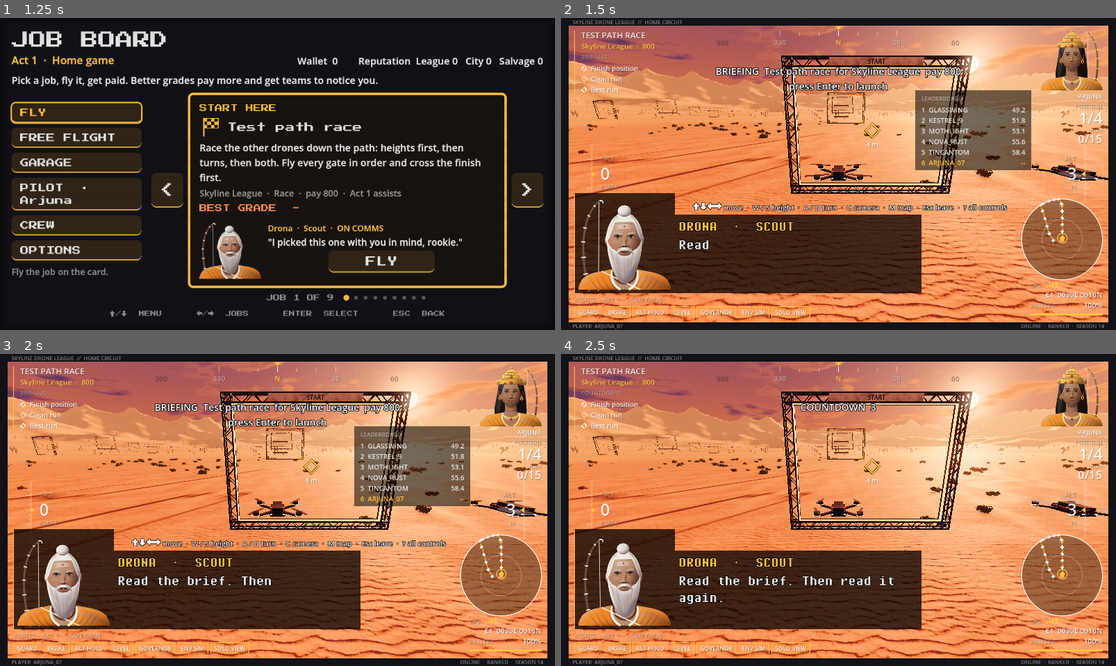
Above: before the commit, frames 1-4 (two rows, left to right).
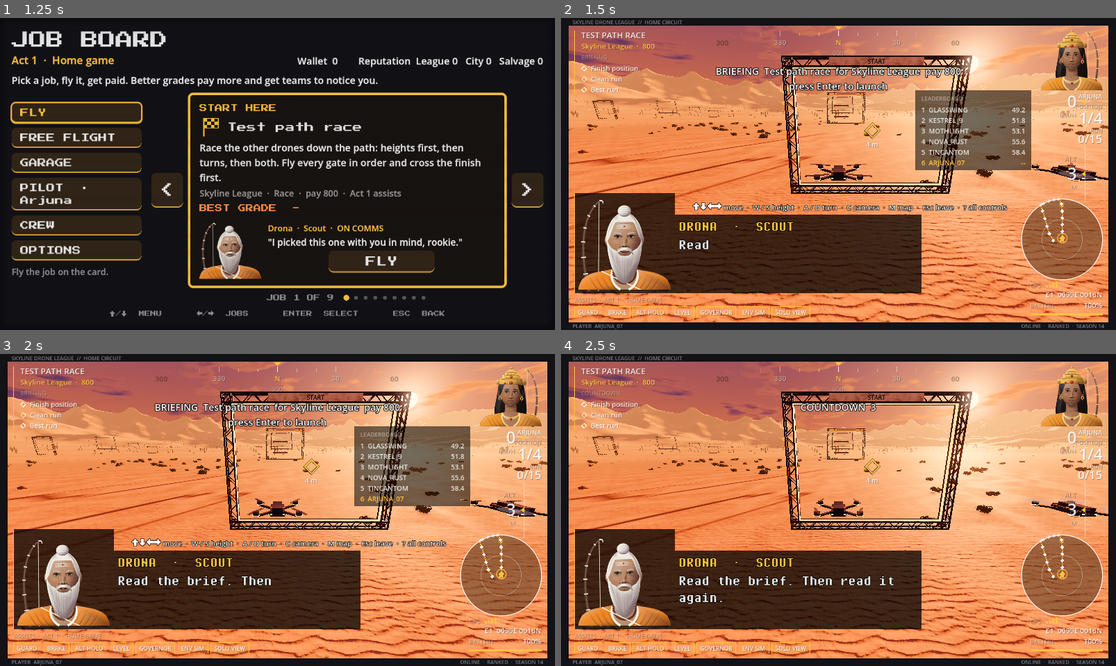
Above: after the commit, the same moments.

Repository: avdrav1/drone-sports
Game: Godot game, scene res://scenes/ui/title.tscn
Two runs of this game, one before a commit and one after it. Both use one fixed random seed, a clock stepped at 60 frames per second and the inputs below. Sound files missing from this copy of the repository are replaced by a short silence.
Inputs (mouse positions are in pixels of both pictures, inside the frame that each line leads up to):
- Up to frame 1 (1.25 s): tap Enter (ui_accept) at 0.5, 0.77 s; move the mouse to (399, 158) at 0.52 s; hold Right (roll_right) from 0.53 s (still down); hold C (cycle_camera) from 0.53 s (still down); click (399, 158) at 0.67 s
- Up to frame 2 (1.5 s): release Right (roll_right) at 1.25 s; release C (cycle_camera) at 1.25 s; click "FLY" at 1.25 s
- Up to frame 3 (2 s): no input
- Up to frame 4 (2.5 s): tap Enter (ui_accept) at 2 s; drag from (727, 525) to (810, 572) at 2.02 s

Frame 1 is identical in both runs. In frame 2, 0.2% of the frame differs, in the area x 4-96%, y 23-57%; in frame 3, 0.2%; in frame 4, 0.2%.

Commit message:
Story 26.5: The radio as a chat
Co-Authored-By: Claude Opus 5.5 <noreply@anthropic.com>

Diff:
--- a/scenes/jobs/fleet_inspection.tscn
+++ b/scenes/jobs/fleet_inspection.tscn
@@ -161,7 +161,7 @@
 offset_bottom = 60.0
 theme = ExtResource("15_theme")
 
-[node name="Stations" type="Label" parent="HUD" node_paths=PackedStringArray("holds")]
+[node name="Stations" type="Label" parent="HUD" node_paths=PackedStringArray("holds") groups=["radio_avoid"]]
 offset_left = 28.0
 offset_top = 64.0
 offset_right = 600.0
--- a/scenes/jobs/fleet_race.tscn
+++ b/scenes/jobs/fleet_race.tscn
@@ -116,7 +116,7 @@
 offset_bottom = 60.0
 theme = ExtResource("15_theme")
 
-[node name="Board" type="Label" parent="HUD" node_paths=PackedStringArray("relay")]
+[node name="Board" type="Label" parent="HUD" node_paths=PackedStringArray("relay") groups=["radio_avoid"]]
 offset_left = 28.0
 offset_top = 64.0
 offset_right = 600.0
--- a/scripts/ui/bark_box.gd
+++ b/scripts/ui/bark_box.gd
@@ -25,6 +25,18 @@
 # stands up out of the left end of a low bar that holds the name and the line.
 # A waiting line still takes the channel after the `beat`, as in 17.7. On a
 # screen whose foot is taken (the board), `at_top` hangs the panel from the top.
+# Story 26.5: the radio as a chat. The last CHAT_LINES lines stay on screen:
+# the newest types out in the bar, the ones before it stack above the face,
+# newest lowest, each with a smaller face and its speaker's name, at the font's
+# native size. A fifth line scrolls the oldest off the top, a line fades out
+# once it is FADE_AFTER seconds old, and when the newest has faded the chat is
+# empty. The stack stays left of the screen's middle third, and ends short of
+# what it must not cover (`avoid`: the flight HUD's job panel and gauges, the
+# fleet boards, the board's controls); a row with no room left does not show.
+# The flight HUD's speed gauge sits on the right, above altitude, so in flight
+# the column from the job panel down to the face is the chat's. With `at_top`
+# the rows hang below the face instead. Without `linger` (the board) the chat
+# empties when the newest line's hold ends, not after FADE_AFTER.
 
 @export var bark: Bark
 ## Seconds a line stays up after it has typed out: `hold_base` plus
@@ -51,6 +63,13 @@
 @export var at_top := false
 ## How opaque the panel is: see-through over the flight, solid over a menu.
 @export var panel_alpha := 0.75
+## Keep the chat up FADE_AFTER seconds; false empties it, fading, when the
+## newest line's hold ends (the board, whose header it covers).
+@export var linger := true
+## Returns the rects (in this box's space) the chat's rows must not cover.
+## Unset, the rows avoid a sibling FlightHud's readouts and the controls in
+## the AVOID group.
+var keep_clear: Callable
 
 const PANEL := Color(0, 0, 0, 0.75)
 const LINE := FlightHud.LINE
@@ -75,10 +94,20 @@
 const TOP := 4.0
 ## Padding inside the panel.
 const PAD := 8.0
+## Lines the chat keeps on screen, the newest included.
+const CHAT_LINES := 4
+## Seconds after it opens that a line starts to fade, and how long it takes.
+const FADE_AFTER := 20.0
+const FADE_TIME := 1.5
+## The faces and type of the older lines.
+const SMALL_FACE := 48.0
+const SMALL_SIZE := 16
 ## The cue before every line, and the sharper one for ALERT_EVENTS.
 const CHIME := &"radio_chime"
 const ALERT := &"radio_alert"
 const ALERT_EVENTS: Array[StringName] = [&"warning", &"strike"]
+## Controls in this group keep the chat's rows off them (a fleet job's board).
+const AVOID := &"radio_avoid"
 
 var portrait: CharacterPortrait
 var emote: EmoteBubble
@@ -88,8 +117,12 @@
 ## The babble's sound event while one runs, else &"".
 var babbling: StringName = &""
 var name_label: Label
-## The line on screen: {id, event, text, face}, or {} when none.
+## The newest line: {id, event, text, face}, or {} when none.
 var current := {}
+## Every line on screen, oldest first, the newest (current) last: {line, age}.
+var chat: Array[Dictionary] = []
+## The older lines' rows, nearest the bar first: {portrait, name, text}.
+var rows: Array[Dictionary] = []
 ## Lines waiting for the channel, oldest first: {line, waited}.
 var queue: Array[Dictionary] = []
 var _age := INF
@@ -105,6 +138,14 @@
 	voice = AudioStreamPlayer.new()
 	add_child(voice)
 	emote = EmoteBubble.attach(portrait)
+	for i in CHAT_LINES - 1:
+		var face := CharacterPortrait.new()
+		face.size = Vector2(SMALL_FACE, SMALL_FACE)
+		face.mouse_filter = MOUSE_FILTER_IGNORE
+		add_child(face)
+		var text := _label(FONT, LINE, SMALL_SIZE)
+		text.autowrap_mode = TextServer.AUTOWRAP_WORD_SMART
+		rows.append({"portrait": face, "name": _label(NAME_FONT, ACCENT, SMALL_SIZE), "text": text})
 	name_label = _label(NAME_FONT, ACCENT)
 	label = _label(FONT, LINE)
 	label.autowrap_mode = TextServer.AUTOWRAP_WORD_SMART
@@ -119,11 +160,11 @@
 		bark.chirp_on_spoke = false
 	_layout()
 
-func _label(font: Font, color: Color) -> Label:
+func _label(font: Font, color: Color, font_size := FONT_SIZE) -> Label:
 	var l := Label.new()
 	l.mouse_filter = MOUSE_FILTER_IGNORE
 	l.add_theme_font_override("font", font)
-	l.add_theme_font_size_override("font_size", FONT_SIZE)
+	l.add_theme_font_size_override("font_size", font_size)
 	l.add_theme_color_override("font_color", color)
 	l.add_theme_color_override("font_outline_color", Color.BLACK)
 	l.add_theme_constant_override("outline_size", 4)
@@ -161,6 +202,10 @@
 func _open(line: Dictionary) -> void:
 	current = line
 	_age = 0.0
+	chat.append({"line": line, "age": 0.0})
+	if chat.size() > CHAT_LINES:
+		chat.pop_front()
+	_fill_rows()
 	if line.event in chatter:
 		_since_chatter = 0.0
 	_hush()
@@ -214,6 +259,38 @@
 func typing() -> bool:
 	return not current.is_empty() and _age < type_time()
 
+## Puts the lines before the newest into the rows above the bar, newest lowest.
+func _fill_rows() -> void:
+	for i in rows.size():
+		var at := chat.size() - 2 - i
+		var row: Dictionary = rows[i]
+		var line: Dictionary = chat[at].line if at >= 0 else {}
+		var c := speaker(line.id) if at >= 0 else null
+		row.portrait.character = c
+		row.portrait.expression = line.get("face", &"neutral")
+		row.portrait.queue_redraw()
+		row.name.text = (c.name if c else String(line.get("id", ""))).to_upper()
+		row.text.text = line.get("text", "")
+
+## How opaque a chat line `age` seconds old is: whole, then fading out.
+static func fade(age: float) -> float:
+	return clampf(1.0 - (age - FADE_AFTER) / FADE_TIME, 0.0, 1.0)
+
+## True while the chat has a line on screen, faded or not.
+func chatting() -> bool:
+	return not chat.is_empty()
+
+## How opaque the whole chat is: the newest line's fade, or without `linger`,
+## fading out once its hold has run.
+func _chat_alpha() -> float:
+	if chat.is_empty():
+		return 1.0
+	var a := fade(chat.back().age)
+	if not linger and not current.is_empty():
+		var over := _age - type_time() - hold_time(current.get("text", ""))
+		a = minf(a, clampf(1.0 - over / FADE_TIME, 0.0, 1.0))
+	return a
+
 ## Seconds a line of `text` stays up after it has typed out.
 func hold_time(text: String) -> float:
 	return maxf(hold_min, hold_base + hold_per_char * text.length())
@@ -224,12 +301,20 @@
 func _process(delta: float) -> void:
 	_age += delta
 	_since_chatter += delta
+	for entry in chat:
+		entry.age += delta
+	if not chat.is_empty() and fade(chat.front().age) <= 0.0:
+		chat = chat.filter(func(e): return fade(e.age) > 0.0)
+		_fill_rows()
+	if not chat.is_empty() and _chat_alpha() <= 0.0:
+		chat.clear()
+		_fill_rows()
 	for q in queue:
 		q.waited += delta
 	queue = queue.filter(func(q): return not (q.line.event in chatter and q.waited > stale_after))
 	_next()
 	_type()
-	visible = showing()
+	visible = chatting()
 	_layout()
 	queue_redraw()
 
@@ -260,7 +345,7 @@
 	return Rect2(Vector2(28, y), Vector2(WIDTH, BAR_HEIGHT))
 
 ## The tab behind the face, standing up out of the bar's left end, below the
-## speed gauge; with `top`, hanging down from it.
+## screen's middle; with `top`, hanging down from it.
 static func face_rect(s: Vector2, top := false) -> Rect2:
 	var bar := panel_rect(s, top)
 	var h := FACE + PAD * 2.0
@@ -269,6 +354,65 @@
 
 func _rect() -> Rect2:
 	return panel_rect(size, at_top)
+
+## The column the older lines stack in, above the face: as wide as the bar, but
+## never into the screen's middle third.
+static func chat_width(s: Vector2) -> float:
+	return minf(WIDTH, s.x / 3.0 - 28.0 - PAD)
+
+## The rect each older line's row covers, nearest the bar first, for rows whose
+## text labels are `texts`, on a HUD of size `s`. The rows stack up from the
+## face (down from it, with `top`); a row that would cover a rect in `avoid`
+## or leave the screen ends the stack, so fewer rects may come back.
+static func row_rects(s: Vector2, texts: Array, avoid: Array = [], top := false) -> Array[Rect2]:
+	var out: Array[Rect2] = []
+	if chat_width(s) <= SMALL_FACE or s.y <= 8.0:
+		return out
+	var tab := face_rect(s, top)
+	var edge := tab.end.y if top else tab.position.y
+	var screen := Rect2(Vector2.ZERO, s).grow(-4.0)
+	var name_h := NAME_FONT.get_height(SMALL_SIZE)
+	for t: Label in texts:
+		var lines := maxi(1, t.get_line_count())
+		var h := maxf(SMALL_FACE, name_h + 2.0 + lines * t.get_line_height()) + PAD * 2.0
+		var r := Rect2(Vector2(28, edge + 4.0 if top else edge - 4.0 - h), Vector2(chat_width(s), h))
+		# The rows stop at the first thing in the way rather than skip past it,
+		# so the chat reads as one stack, in order, with no gap.
+		if not screen.encloses(r) or avoid.any(func(a: Rect2): return r.intersects(a)):
+			break
+		out.append(r)
+		edge = r.end.y if top else r.position.y
+	return out
+
+## The rects the rows keep off: `keep_clear`'s, or a sibling FlightHud's
+## readouts and the visible controls in the AVOID group.
+func avoid() -> Array[Rect2]:
+	var out: Array[Rect2] = []
+	if keep_clear.is_valid():
+		out.assign(keep_clear.call())
+		return out
+	if get_parent():
+		for n in get_parent().get_children():
+			if n is FlightHud and n.visible:
+				out.append_array(n.readout_rects())
+	if is_inside_tree():
+		for n in get_tree().get_nodes_in_group(AVOID):
+			if n is Control and n.is_visible_in_tree():
+				out.append(n.get_global_rect())
+	return out
+
+## The rows that hold a line, nearest the bar first.
+func _rows_in_use() -> Array[Dictionary]:
+	var out: Array[Dictionary] = []
+	for i in mini(rows.size(), chat.size() - 1):
+		out.append(rows[i])
+	return out
+
+## The rows that show and their rects: those in use that have room.
+func _shown_rows() -> Dictionary:
+	var used := _rows_in_use()
+	var rects := row_rects(size, used.map(func(row): return row.text), avoid(), at_top)
+	return {"rows": used.slice(0, rects.size()), "rects": rects}
 
 func _layout() -> void:
 	var r := _rect()
@@ -280,10 +424,36 @@
 	name_label.size = Vector2(w, FONT.get_height(FONT_SIZE))
 	label.position = Vector2(x, name_label.position.y + name_label.size.y + 6.0)
 	label.size = Vector2(w, r.end.y - PAD - label.position.y)
+	modulate.a = _chat_alpha()
+	var tw := chat_width(size) - SMALL_FACE - PAD * 3.0
+	for row in rows:
+		row.text.size = Vector2(tw, 0)
+	var shown := _shown_rows()
+	var used: Array = shown.rows
+	var rects: Array[Rect2] = shown.rects
+	for row in rows:
+		var on: bool = row in used
+		for n: Control in [row.portrait, row.name, row.text]:
+			n.visible = on
+	for i in used.size():
+		var row: Dictionary = used[i]
+		var at := rects[i].position + Vector2(PAD, PAD)
+		row.portrait.position = at
+		row.name.position = at + Vector2(SMALL_FACE + PAD, 0)
+		row.name.size = Vector2(tw, NAME_FONT.get_height(SMALL_SIZE))
+		row.text.position = row.name.position + Vector2(0, row.name.size.y + 2.0)
+		row.text.size = Vector2(tw, rects[i].end.y - PAD - row.text.position.y)
+		# Relative to the box, which fades with the newest line.
+		var a := fade(chat[chat.size() - 2 - i].age) / maxf(modulate.a, 0.001)
+		for n: Control in [row.portrait, row.name, row.text]:
+			n.modulate.a = minf(a, 1.0)
 
 func _draw() -> void:
-	if not showing():
+	if not chatting():
 		return
+	var shown := _shown_rows()
+	for i in shown.rows.size():
+		draw_rect(shown.rects[i], Color(PANEL, panel_alpha * shown.rows[i].text.modulate.a))
 	var r := _rect()
 	var tab := face_rect(size, at_top)
 	# The part of the tab outside the bar: above it, or below it when at_top.
--- a/scripts/ui/flight_hud.gd
+++ b/scripts/ui/flight_hud.gd
@@ -28,6 +28,8 @@
 	&"speed_governor": "GOVERNOR", &"battery_wind": "ENV SIM", &"single_drone_view": "SOLO VIEW",
 }
 const TAPE_SPAN := 120.0
+## How far the speed gauge's centre sits above the altitude gauge's.
+const SPD_RISE := 150.0
 ## Ice on the props, 0..1, above which the ICING chip shows.
 const ICING_SHOWN := 0.05
 ## The pilot's face at top right, twice its old 56 px (Story 26.3): it fits
@@ -109,7 +111,9 @@
 		return
 	var s := size
 	_draw_tape(Vector2(s.x * 0.5, 34.0), minf(s.x * 0.42, 560.0))
-	_draw_gauge(Vector2(64.0, s.y * 0.5), "SPD", "%d" % roundi(speed_kmh()), "KM/H", false)
+	# Story 26.5: speed stacks above altitude on the right, leaving the left
+	# column, between the job panel and the radio's face, to the radio's chat.
+	_draw_gauge(Vector2(s.x - 64.0, s.y * 0.5 - SPD_RISE), "SPD", "%d" % roundi(speed_kmh()), "KM/H", true)
 	_draw_gauge(Vector2(s.x - 64.0, s.y * 0.5), "ALT", "%d" % roundi(altitude()), "M", true)
 	_draw_panel(Vector2(28.0, 26.0))
 	_draw_assists(Vector2(28.0, s.y - 34.0))
@@ -162,6 +166,16 @@
 	_text(Vector2(left, at.y + 12), value, 34, LINE, align, 160)
 	_text(Vector2(left, at.y + 32), unit, 13, DIM, align, 160)
 
+## What must stay in sight beside the flying: the job panel and the speed and
+## altitude gauges (their ladders and readouts). The radio's chat keeps off
+## them (Story 26.5).
+func readout_rects() -> Array[Rect2]:
+	var s := size
+	var gauge := Vector2(120, 124)
+	var x := s.x - 50.0 - gauge.x
+	return [panel_rect(), Rect2(Vector2(x, s.y * 0.5 - SPD_RISE - 62.0), gauge),
+		Rect2(Vector2(x, s.y * 0.5 - 62.0), gauge)]
+
 ## Screen area the job panel covers at top left, for laying out around it.
 func panel_rect() -> Rect2:
 	var p := panel()
--- a/scripts/ui/job_board.gd
+++ b/scripts/ui/job_board.gd
@@ -156,8 +156,22 @@
 	radio.bark = bark
 	radio.at_top = true
 	radio.panel_alpha = 1.0
+	# Story 26.5: the chat's rows step around the board's controls, and the
+	# chat goes once the newest line has had its hold, giving the header back.
+	radio.linger = false
+	radio.keep_clear = radio_clear
 	layer.add_child(radio)
 	radio.set_anchors_and_offsets_preset(Control.PRESET_FULL_RECT)
+
+## What the radio's chat keeps off: every button and panel (the job cards, a
+## dialog's cards), the menu's hint, and the open page when it is not the jobs.
+func radio_clear() -> Array[Rect2]:
+	var out: Array[Rect2] = []
+	for c: Control in find_children("*", "Control", true, false):
+		if c.is_visible_in_tree() and not radio.is_ancestor_of(c) and (c is BaseButton or c is PanelContainer \
+				or c == menu_hint or (c in pages.values() and c != pages[&"jobs"])):
+			out.append(c.get_global_rect())
+	return out
 
 ## True when someone died on the last job flown: the board stays quiet then.
 static func death_on_last_job() -> bool:
--- /dev/null
+++ b/tests/test_radio_chat.gd
@@ -0,0 +1,224 @@
+extends RefCounted
+# Story 26.5: the radio as a chat. The last four lines stay on screen, newest at
+# the bottom, each with its speaker's name; a fifth scrolls the first off; lines
+# older than 20 s fade out and the chat empties; it never covers the screen's
+# middle third at 960x720 or 1920x1080; pausing holds it as it is. Its rows
+# keep off the flight HUD's readouts and the board's controls, showing only the
+# rows that have room, and on the board the chat goes after the newest's hold.
+
+const Sim = preload("res://tests/sim.gd")
+const SIZES: Array[Vector2] = [Vector2(960, 720), Vector2(1920, 1080)]
+const SPEAKERS: Array[StringName] = [&"sanjaya", &"drona", &"bhima", &"nala", &"hanuman"]
+
+func _radio(size := Vector2(960, 720)) -> BarkBox:
+	var host := Control.new()
+	host.size = size
+	Sim.add(host)
+	var b := Bark.new()
+	b.seed = 1
+	host.add_child(b)
+	var box := BarkBox.new()
+	box.bark = b
+	host.add_child(box)
+	box.set_anchors_and_offsets_preset(Control.PRESET_FULL_RECT)
+	return box
+
+func _free(box: BarkBox) -> void:
+	box.get_parent().free()
+
+## Line `i`: an urgent event, so it opens at once, from SPEAKERS[i].
+func _say(box: BarkBox, i: int, text := "") -> Dictionary:
+	var line := {"id": SPEAKERS[i], "event": &"warning", "text": text if text else "Line %d." % i, "face": &"neutral"}
+	box.bark.said.emit(line)
+	return line
+
+## The speaker names and texts the chat shows, oldest first, the bar last.
+func _shown(box: BarkBox) -> Array:
+	var out := []
+	var rows := box.rows.filter(func(r): return r.name.visible)
+	rows.reverse()
+	for r in rows:
+		out.append([r.name.text, r.text.text])
+	out.append([box.name_label.text.get_slice(" ", 0), box.label.text])
+	return out
+
+func test_three_lines_all_show_newest_at_the_bottom() -> bool:
+	var box := _radio()
+	for i in 3:
+		_say(box, i)
+	await Sim.process_frames(2)
+	var want := []
+	for i in 3:
+		want.append([Roster.character(SPEAKERS[i]).name.to_upper(), "Line %d." % i])
+	var ok: bool = box.visible and _shown(box) == want
+	# Stacked upwards from the bar: each older row above the one after it.
+	var rects := BarkBox.row_rects(box.size, box._rows_in_use().map(func(r): return r.text))
+	ok = ok and rects.size() == 2 and rects[1].end.y <= rects[0].position.y \
+		and rects[0].end.y <= BarkBox.face_rect(box.size).position.y
+	if not ok:
+		print("        %s" % [_shown(box)])
+	_free(box)
+	return ok
+
+func test_a_fifth_line_scrolls_the_first_off() -> bool:
+	var box := _radio()
+	for i in 5:
+		_say(box, i)
+	await Sim.process_frames(2)
+	var shown := _shown(box)
+	var ok: bool = box.chat.size() == BarkBox.CHAT_LINES and shown.size() == 4 \
+		and shown.map(func(s): return s[1]) == ["Line 1.", "Line 2.", "Line 3.", "Line 4."]
+	_free(box)
+	return ok
+
+func test_lines_older_than_20_s_fade_out_and_the_chat_empties() -> bool:
+	var box := _radio()
+	_say(box, 0)
+	box._process(15.0)
+	_say(box, 1)
+	box._process(4.0)
+	var row: Dictionary = box.rows[0]
+	var whole: bool = row.text.visible and is_equal_approx(row.text.modulate.a, 1.0)
+	box._process(2.0)
+	# Line 0 is 21 s old: fading, line 1 still whole.
+	var fading: bool = row.text.visible and row.text.modulate.a < 1.0 and row.text.modulate.a > 0.0 \
+		and is_equal_approx(box.modulate.a, 1.0)
+	box._process(1.0)
+	var gone: bool = box.chat.size() == 1 and not row.text.visible and box.visible
+	box._process(BarkBox.FADE_AFTER + BarkBox.FADE_TIME)
+	var empty: bool = box.chat.is_empty() and not box.visible
+	if not (whole and fading and gone and empty):
+		print("        whole %s fading %s gone %s empty %s" % [whole, fading, gone, empty])
+	_free(box)
+	return whole and fading and gone and empty
+
+func test_never_covers_the_middle_third() -> bool:
+	# The longest lines the radio can say, four in a row.
+	var lines: Array = load("res://tests/test_radio_font.gd").new()._all_lines()
+	lines.sort_custom(func(a: String, b: String): return a.length() > b.length())
+	var ok := true
+	for s in SIZES:
+		var box := _radio(s)
+		for i in 4:
+			_say(box, i, lines[i])
+		await Sim.process_frames(2)
+		var middle := Rect2(s / 3.0, s / 3.0)
+		var screen := Rect2(Vector2.ZERO, s)
+		var shown := box._shown_rows()
+		var used: Array = shown.rows
+		var rects: Array[Rect2] = [BarkBox.panel_rect(s), BarkBox.face_rect(s)]
+		rects.append_array(shown.rects)
+		ok = ok and used.size() == 3
+		for r in rects:
+			if r.intersects(middle) or not screen.encloses(r):
+				print("        %s: %s against the middle %s" % [s, r, middle])
+				ok = false
+		# Nothing clipped: each older line's text fits inside its row.
+		for i in used.size():
+			var t: Label = used[i].text
+			if not rects[2 + i].encloses(Rect2(t.position, t.size)) or t.get_line_count() > t.get_visible_line_count():
+				print("        %s: row %d clipped" % [s, i])
+				ok = false
+		_free(box)
+	return ok
+
+func test_pausing_holds_the_chat() -> bool:
+	var box := _radio()
+	_say(box, 0)
+	_say(box, 1)
+	await Sim.process_frames(2)
+	var ages: Array = box.chat.map(func(e): return e.age)
+	var tree := Sim.tree()
+	tree.paused = true
+	await Sim.process_frames(30)
+	var held: bool = box.chat.map(func(e): return e.age) == ages and box.visible and _shown(box).size() == 2
+	tree.paused = false
+	await Sim.process_frames(2)
+	var moved: bool = box.chat[0].age > ages[0]
+	_free(box)
+	return held and moved
+
+## Four of the longest lines and three short ones, as the chat would show them.
+func _lines(long: bool) -> Array:
+	if not long:
+		return ["Gate three, left side.", "Wind from the east, pilot.", "Steady. Breathe.", "You are clear, go."]
+	var lines: Array = load("res://tests/test_radio_font.gd").new()._all_lines()
+	lines.sort_custom(func(a: String, b: String): return a.length() > b.length())
+	return lines.slice(0, 4)
+
+func test_rows_keep_off_the_flight_readouts() -> bool:
+	var scene: Node = load("res://scenes/jobs/test_race.tscn").instantiate()
+	var runner: JobRunner = scene.get_node("JobRunner")
+	runner.pays_out = false
+	Sim.add(scene)
+	await Sim.process_frames(3)
+	var box: BarkBox = scene.get_node("HUD/BarkBox")
+	var flight: FlightHud = scene.get_node("HUD/Flight")
+	var radar: Radar = scene.get_node("HUD/Radar")
+	var race: RaceHud = scene.get_node("HUD/Race")
+	var ok := true
+	for s in SIZES:
+		for long in [false, true]:
+			for c in [box, flight, radar, race]:
+				c.size = s
+			box.chat.clear()
+			for i in 4:
+				_say(box, i, _lines(long)[i])
+				box._layout()
+				var shown := box._shown_rows()
+				var keep: Array[Rect2] = flight.readout_rects()
+				keep.append_array([radar.rect(), race.panel_rect()])
+				for r: Rect2 in shown.rects:
+					for k in keep:
+						if r.intersects(k):
+							print("        %s: a chat row %s covers %s" % [s, r, k])
+							ok = false
+				# After three lines all three show, in flight, at both sizes and
+				# with the longest lines; four short lines all show too.
+				var want := i if i < 2 or not long else 2
+				var visible := box.rows.filter(func(r): return r.text.visible).size()
+				if shown.rows.size() < want or shown.rows.size() != visible:
+					print("        %s long %s: after %d lines %d rows show" % [s, long, i + 1, shown.rows.size()])
+					ok = false
+				# One stack: each row sits right above the one after it.
+				for j in range(1, shown.rects.size()):
+					if shown.rects[j - 1].position.y - shown.rects[j].end.y > 4.5:
+						print("        %s: a gap in the chat" % [s])
+						ok = false
+	scene.free()
+	return ok
+
+func test_on_the_board_the_chat_keeps_off_the_controls_and_goes() -> bool:
+	var ok := true
+	# A pilot chosen, so the board shows its jobs, not the pilot select.
+	PlayerProfile.choose_pilot(PlayerProfile.pilots()[0].id)
+	for s in SIZES:
+		var host := Control.new()
+		host.size = s
+		Sim.add(host)
+		var board: JobBoard = load("res://scenes/ui/job_board.tscn").instantiate()
+		host.add_child(board)
+		board.set_anchors_and_offsets_preset(Control.PRESET_FULL_RECT)
+		await Sim.process_frames(3)
+		var box := board.radio
+		box.size = s
+		for i in 4:
+			_say(box, i, _lines(false)[i])
+		box._layout()
+		var shown := box._shown_rows()
+		var keep := board.radio_clear()
+		var mine: Array[Rect2] = [BarkBox.panel_rect(s, true), BarkBox.face_rect(s, true)]
+		mine.append_array(shown.rects)
+		for r in mine:
+			for k in keep:
+				if k.intersects(Rect2(Vector2.ZERO, s)) and r.intersects(k):
+					print("        %s: the board's chat %s covers %s" % [s, r, k])
+					ok = false
+		# At 1920x1080 the rows hang below the face, over the empty top.
+		ok = ok and keep.size() >= 6 and (s.x < 1920 or shown.rows.size() >= 2)
+		# The chat goes once the newest line has had its hold, not after 20 s.
+		box.skip()
+		box._process(box.hold_time(box.current.text) + BarkBox.FADE_TIME + 0.1)
+		ok = ok and box.chat.is_empty() and not box.visible
+		host.free()
+	return ok
Not shown, added: tests/test_radio_chat.gd.uid
Not shown, changed: docs/BACKLOG.md
